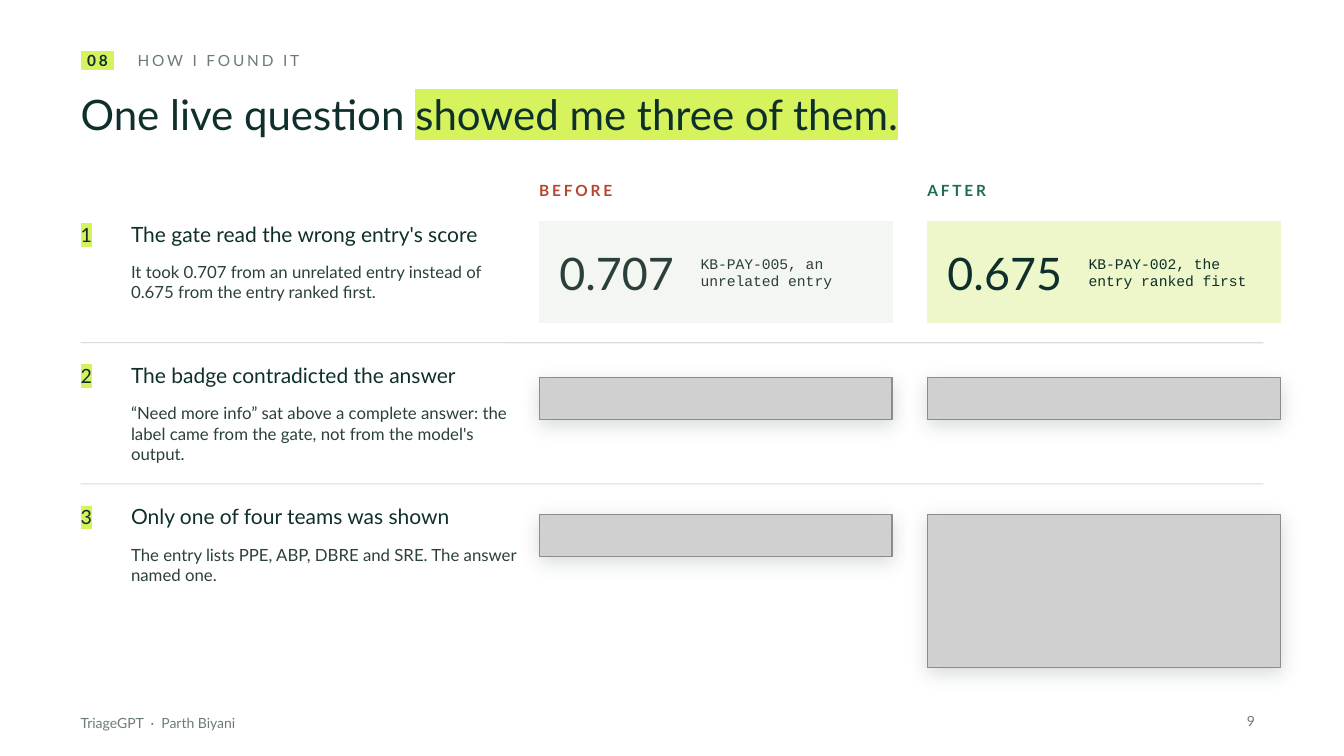
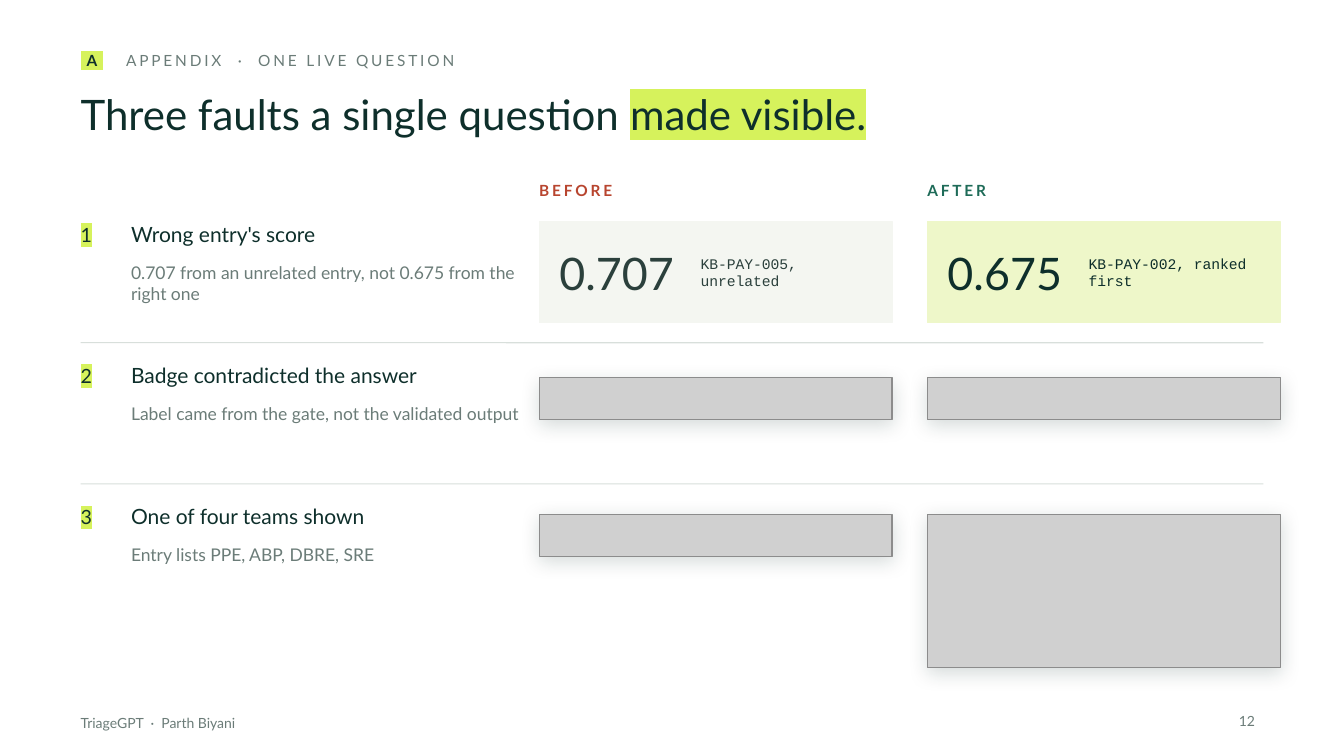
Before and after one commit to ParthBiyani/AI-Troubleshooting-Assistant, a slide deck: slide 12 of docs/presentation/TriageGPT_deck.pptx (slide 9 before the commit). Drawn at 1344x756 pixels with LibreOffice and Linux fonts; fonts in the diff are those of the drawing; grey boxes stand for pictures. Boxes give left, top, right and bottom in pixels: in the first picture for what was removed or moved away, otherwise in the second. Text is boxed around its words. In the diff, an @@ line names an element or a change of style, - is before the commit and + after.

Commit message:
docs: rebuild the deck around the measurement and fix story, pointers only

```diff
--- a/docs/presentation/TriageGPT_deck.pptx
+++ b/docs/presentation/TriageGPT_deck.pptx
@@ text at bbox=[87, 55, 454, 69]: text changed @@
-08 HOW I FOUND IT
+A APPENDIX · ONE LIVE QUESTION
@@ title at bbox=[81, 99, 866, 138]: text changed @@
-One live question showed me three of them.
+Three faults a single question made visible.
@@ text at bbox=[131, 227, 315, 246]: text changed @@
-The gate read the wrong entry's score
+Wrong entry's score
@@ text at bbox=[131, 266, 514, 303]: text changed; size 12 to 12.5 pt; text colour #2B403C to #6B7C78 @@
-It took 0.707 from an unrelated entry instead of 0.675 from the entry ranked first.
+0.707 from an unrelated entry, not 0.675 from the right one
@@ text at bbox=[701, 259, 797, 286]: text changed @@
-KB-PAY-005, an unrelated entry
+KB-PAY-005, unrelated
@@ text at bbox=[1089, 258, 1247, 286]: text changed @@
-KB-PAY-002, the entry ranked first
+KB-PAY-002, ranked first
@@ text at bbox=[131, 367, 417, 387]: text changed @@
-The badge contradicted the answer
+Badge contradicted the answer
@@ text at bbox=[131, 407, 519, 423]: text changed; size 12 to 12.5 pt; text colour #2B403C to #6B7C78 @@
-“Need more info” sat above a complete answer: the label came from the gate, not from the model's output.
+Label came from the gate, not the validated output
@@ text at bbox=[131, 508, 365, 524]: text changed @@
-Only one of four teams was shown
+One of four teams shown
@@ text at bbox=[131, 548, 375, 564]: text changed; size 12 to 12.5 pt; text colour #2B403C to #6B7C78 @@
-The entry lists PPE, ABP, DBRE and SRE. The answer named one.
+Entry lists PPE, ABP, DBRE, SRE
@@ page number at bbox=[1239, 716, 1255, 726]: text changed @@
-9
+12
```
Also in this commit, not shown: 12 other slides changed, 1 slide added, 1 slide removed.
